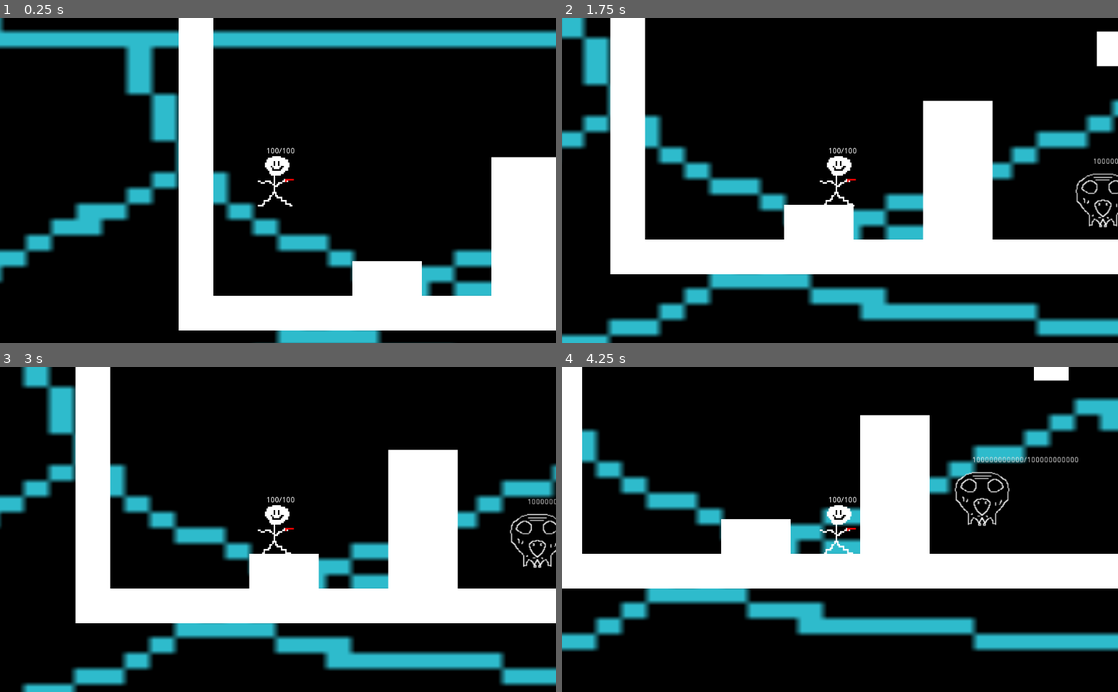
Above: before the commit, frames 1-4 (two rows, left to right).
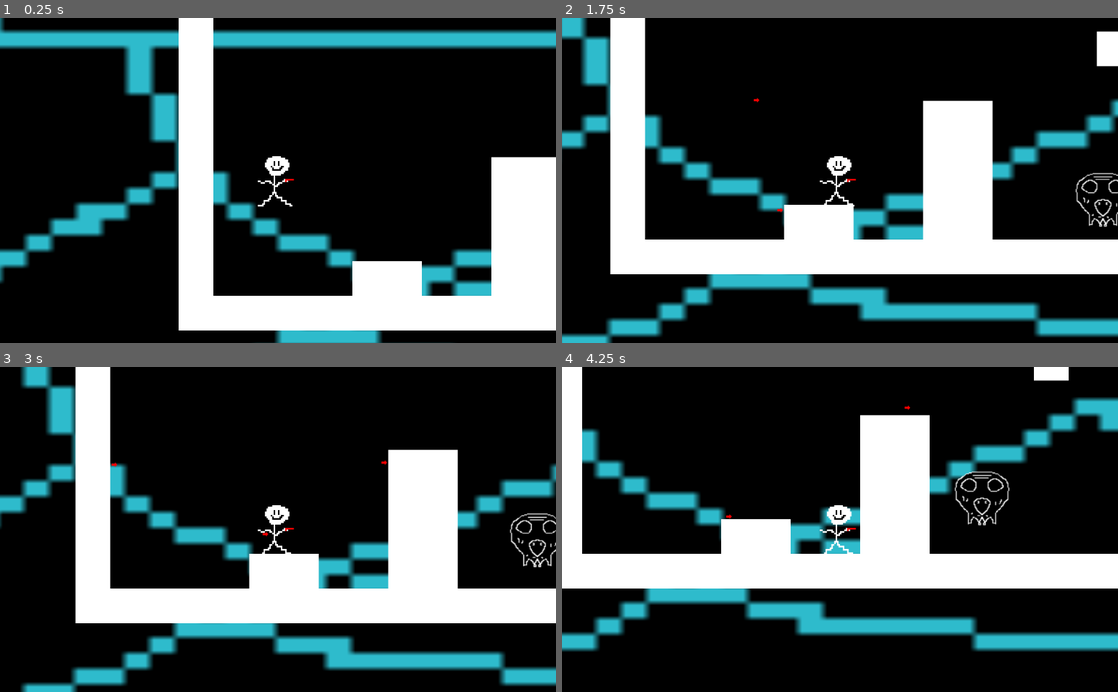
Above: after the commit, the same moments.

Repository: Tsiegmund/Juice-Games-Virtual-Days
Game: Godot game, scene res://source/Levels/MVPLevel.tscn
Two runs of this game, one before a commit and one after it. Both use one fixed random seed, a clock stepped at 60 frames per second and the inputs below.
Inputs (mouse positions are in pixels of both pictures, inside the frame that each line leads up to):
- Up to frame 1 (0.25 s): no input
- Up to frame 2 (1.75 s): move the mouse to (962, 164) at 0.52 s; hold D (right) from 0.53 s (still down); click (962, 164) at 0.6 s; tap Up (ui_up) at 0.77, 1.52 s; move the mouse to (728, 196) at 1.27 s; click (728, 196) at 1.35 s
- Up to frame 3 (3 s): move the mouse to (333, 458) at 2.02 s; release D (right) at 2.03 s; hold A (left) 2.03-2.78 s; click (333, 458) at 2.1 s; move the mouse to (250, 594) at 2.77 s; hold D (right) from 2.78 s (still down); click (250, 594) at 2.85 s
- Up to frame 4 (4.25 s): keep holding D (right); tap Up (ui_up) at 3.02, 3.77 s; move the mouse to (1006, 578) at 3.52 s; click (1006, 578) at 3.6 s

The runs differ from the first frame. In frame 1, less than 0.1% of the frame differs, in the area x 48-53%, y 39-42%; in frame 2, 0.4%; in frame 3, 0.5%; in frame 4, 0.7%, in the area x 29-93%, y 11-49%.
Error before the commit: Invalid get index 'global_position' (on base: 'null instance'). (res://source/Actors/Actor.gd:55)

Commit message:
Revert "Merge branch 'Tyler-Branch' into Remote"
This reverts commit 0ec7c0313fe45103e0bbff07dc51fc525c55f3d0, reversing
changes made to 096ccdae8ee3535554d0952f252fbbff4a2edadc.

Diff:
--- a/BabyBoy.gd
+++ b/BabyBoy.gd
@@ -1,11 +1,4 @@
 extends KinematicBody2D
-
-class_name BabyBoy
-
-
-signal health_updated(health)
-signal killed()
-
 
 var timer = Timer.new()
 var rng = RandomNumberGenerator.new()
@@ -15,11 +8,6 @@
 
 var WALK_SPEED = 200
 var JUMP_SPEED = 400
-
-export (float) var max_health = 100000000000
-
-onready var health = max_health setget _set_health
-
 var velocity = Vector2()
 
 #MODE_KINEMATIC:
@@ -48,24 +36,3 @@
 
 
 	move_and_slide(velocity, Vector2(0, -1))
-
-	var label = get_node("Label")
-	label.text = str(health) + "/" + str(max_health)
-
-
-func damage(amount):
-	_set_health(health - amount)
-
-
-func kill():
-	pass
-
-func _set_health(value):
-	var prev_health = health
-	health = clamp(value, 0, max_health)
-	if health != prev_health:
-		emit_signal("health_updated", health)
-		var label = get_node("Label")
-		label.text = str(health) + "/" + str(max_health)
-		if health == 0:
-			self.queue_free()
--- a/label.gd
+++ /dev/null
@@ -1,17 +0,0 @@
-extends Label
-
-
-
-# Declare member variables here. Examples:
-# var a = 2
-# var b = "text"
-
-
-# Called when the node enters the scene tree for the first time.
-func _ready():
-	pass # Replace with function body.
-
-
-# Called every frame. 'delta' is the elapsed time since the previous frame.
-#func _process(delta):
-#	pass
--- a/project.godot
+++ b/project.godot
@@ -13,15 +13,9 @@
 "class": "Actor",
 "language": "GDScript",
 "path": "res://source/Actors/Actor.gd"
-}, {
-"base": "KinematicBody2D",
-"class": "BabyBoy",
-"language": "GDScript",
-"path": "res://BabyBoy.gd"
 } ]
 _global_script_class_icons={
-"Actor": "",
-"BabyBoy": ""
+"Actor": ""
 }
 
 [application]
--- a/source/Actors/Actor.gd
+++ b/source/Actors/Actor.gd
@@ -9,9 +9,7 @@
 
 var velocity = Vector2()
 
-export (float) var max_health = 100
 
-onready var health = max_health setget _set_health
 
 func _physics_process(_delta):
 	velocity.y = velocity.y + GRAVITY
@@ -37,15 +35,6 @@
 
 		$Node2D.look_at(get_global_mouse_position())
 
-
-	var label = get_node("Label")
-	label.text = str(health) + "/" + str(max_health)
-
-
-
-
-
-
 	move_and_slide(velocity, Vector2(0, -1))
 
 func shoot():
@@ -56,20 +45,3 @@
 	var previous_position = bullet.position
 
 	bullet.velocity = get_global_mouse_position() - bullet.position
-
-func damage(amount):
-	_set_health(health - amount)
-
-
-func kill():
-	pass
-
-func _set_health(value):
-	var prev_health = health
-	health = clamp(value, 0, max_health)
-	if health != prev_health:
-		emit_signal("health_updated", health)
-		var label = get_node("Label")
-		label.text = str(health) + "/" + str(max_health)
-		if health == 0:
-			self.queue_free()
--- a/source/Actors/Bob.tscn
+++ b/source/Actors/Bob.tscn
@@ -23,11 +23,5 @@
 
 [node name="Node2D" type="Node2D" parent="."]
 
-[node name="Muzzle" type="Position2D" parent="Node2D"]
-position = Vector2( 31, -1 )
-
-[node name="Label" type="Label" parent="."]
-margin_left = -22.0
-margin_top = -61.0
-margin_right = 18.0
-margin_bottom = -47.0
+[node name="Position2D" type="Position2D" parent="Node2D"]
+position = Vector2( 34, 0 )
--- a/source/Actors/MVPEnemy.tscn
+++ b/source/Actors/MVPEnemy.tscn
@@ -18,11 +18,5 @@
 texture = ExtResource( 1 )
 
 [node name="CollisionShape2D" type="CollisionShape2D" parent="."]
-position = Vector2( 3, -1 )
+position = Vector2( 3, 0 )
 shape = SubResource( 1 )
-
-[node name="Label" type="Label" parent="."]
-margin_left = -12.0
-margin_top = -72.0
-margin_right = 28.0
-margin_bottom = -50.0
--- a/source/Other/MVPProjectile.tscn
+++ b/source/Other/MVPProjectile.tscn
@@ -1,17 +1,22 @@
-[gd_scene load_steps=3 format=2]
+[gd_scene load_steps=4 format=2]
 
 [ext_resource path="res://Imgs/projectile.png" type="Texture" id=1]
+[ext_resource path="res://MVPProjectile.gd" type="Script" id=2]
 
 [sub_resource type="RectangleShape2D" id=1]
-extents = Vector2( 6, 4.5 )
+extents = Vector2( 7.5, 5 )
 
-[node name="MVPProjectile" type="Area2D"]
+[node name="KinematicBody2D" type="KinematicBody2D"]
+position = Vector2( 41, 40 )
+collision_layer = 2
+collision_mask = 2
+script = ExtResource( 2 )
 
 [node name="Sprite" type="Sprite" parent="."]
 texture = ExtResource( 1 )
 
 [node name="CollisionShape2D" type="CollisionShape2D" parent="."]
-position = Vector2( -2, 4.5 )
+position = Vector2( -2, 4 )
 shape = SubResource( 1 )
 
 [node name="Timer" type="Timer" parent="."]
Renamed: source/Other/MVPProjectile.gd -> MVPProjectile.gd
